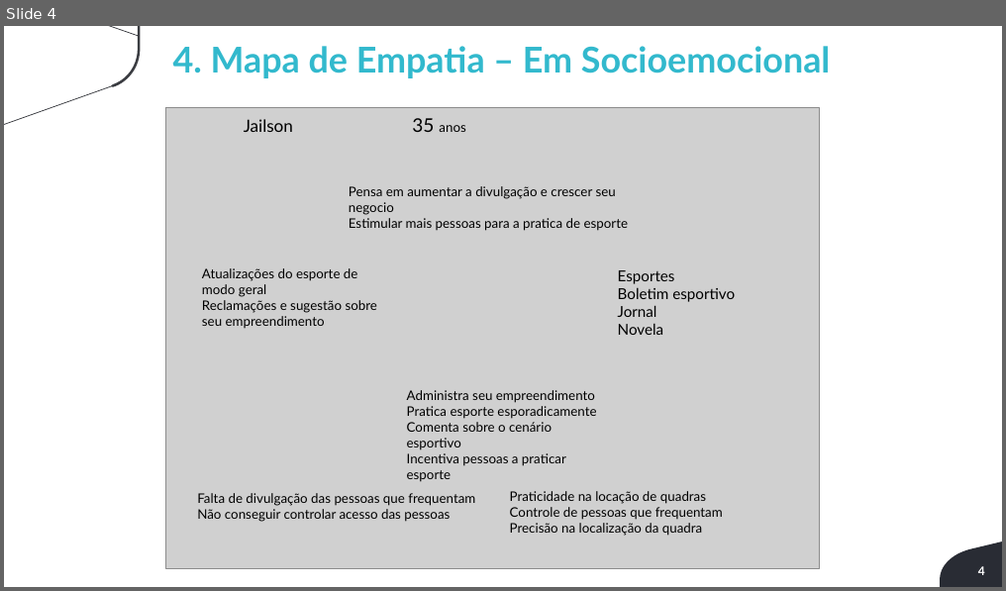
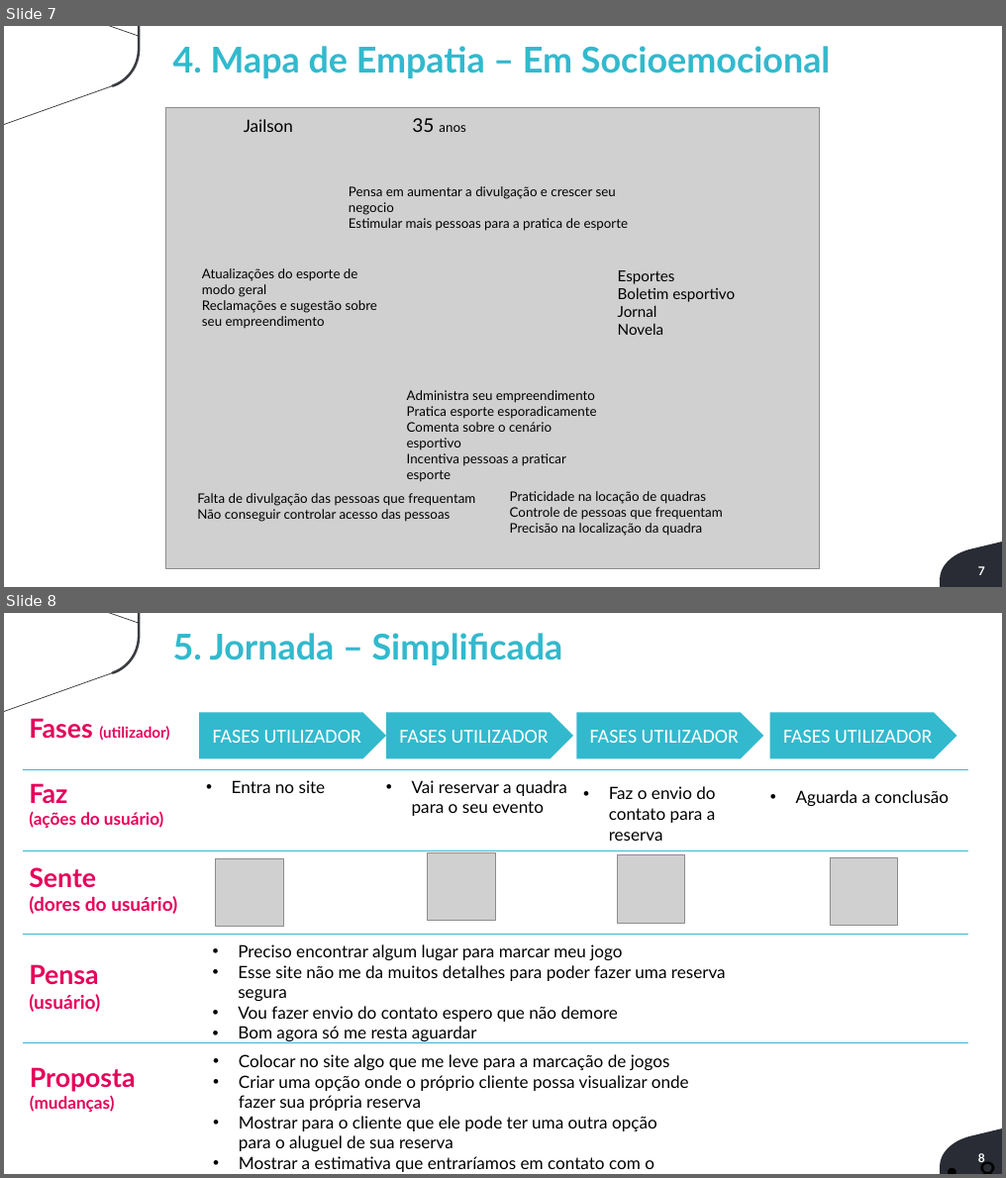
Before and after one commit to luizberto/grupo3-provisorio, a slide deck: Documentação/Sprint 1 - Entregavel do Projeto - v2 - Aluno (2) (1).pptx. Shown one above the other, each under a label of ours: slide 4 before the commit, slides 7 and 8 after it. The pictures are 1006x591 and 1006x1178 pixels, drawn with LibreOffice and Linux fonts; fonts in the diff are those of the drawing; grey boxes stand for pictures; background and template pictures are left out. Boxes give left, top, right and bottom in pixels: in the first picture for what was removed or moved away, otherwise in the second. Text is boxed around its words. In the diff, an @@ line names an element or a change of style, - is before the commit and + after.

```diff
--- a/Documentação/Sprint 1 - Entregavel do Projeto - v2 - Aluno (2) (1).pptx
+++ b/Documentação/Sprint 1 - Entregavel do Projeto - v2 - Aluno (2) (1).pptx
@@ slide 8 added at [4,613,1002,1174], background #FFFFFF; not listed: 2 template elements that a slide beside it also shows @@
@@ text added at [173,633,563,665], 37.7 pt, text #32B9CD, bold @@
+5. Jornada – Simplificada
@@ text added at [29,718,169,741], 16 pt, text #E6005A, bold @@
+Fases (utilizador)
@@ pentagon arrow added at [199,712,386,759], fill #32B9CD, 21 pt, text #FFFFFF @@
+FASES UTILIZADOR
@@ pentagon arrow added at [386,712,573,759], fill #32B9CD, 21 pt, text #FFFFFF @@
+FASES UTILIZADOR
@@ pentagon arrow added at [576,712,763,759], fill #32B9CD, 21 pt, text #FFFFFF @@
+FASES UTILIZADOR
@@ pentagon arrow added at [770,712,957,759], fill #32B9CD, 21 pt, text #FFFFFF @@
+FASES UTILIZADOR
@@ line added from (23, 769) to (968, 769), #32B9CD 0.75 pt @@
@@ text added at [29,783,163,828], 18 pt, text #E6005A, bold @@
+Faz
+(ações do usuário)
@@ text added at [232,780,326,793], 18 pt, text #000000 @@
+• Entra no site
@@ text added at [412,780,567,816], 18 pt, text #000000 @@
+• Vai reservar a quadra para o seu evento
@@ text added at [609,786,716,841], 18 pt, text #000000 @@
+• Faz o envio do contato para a reserva
@@ text added at [796,790,948,806], 18 pt, text #000000 @@
+• Aguarda a conclusão
@@ line added from (23, 852) to (968, 852), #32B9CD 0.75 pt @@
@@ text added at [29,867,177,914], 20 pt, text #E6005A, bold @@
+Sente
+(dores do usuário)
@@ picture added at [215,859,283,927] @@
@@ picture added at [428,853,495,921] @@
@@ picture added at [617,856,685,923] @@
@@ picture added at [830,858,897,925] @@
@@ line added from (23, 934) to (968, 934), #32B9CD 0.75 pt @@
@@ text added at [29,964,100,1012], 20 pt, text #E6005A, bold @@
+Pensa
+(usuário)
@@ text added at [238,945,726,1044], 18 pt, text #000000 @@
+• Preciso encontrar algum lugar para marcar meu jogo
+• Esse site não me da muitos detalhes para poder fazer uma reserva segura
+• Vou fazer envio do contato espero que não demore
+• Bom agora só me resta aguardar
@@ line added from (23, 1044) to (968, 1044), #32B9CD 0.75 pt @@
@@ text added at [239,1055,689,1172], 18 pt, text #000000 @@
+• Colocar no site algo que me leve para a marcação de jogos
+• Criar uma opção onde o próprio cliente possa visualizar onde fazer sua própria reserva
+• Mostrar para o cliente que ele pode ter uma outra opção para o aluguel de sua reserva
+• Mostrar a estimativa que entraríamos em contato com o cliente
@@ text added at [30,1067,136,1112], 18 pt, text #E6005A, bold @@
+Proposta
+(mudanças)
@@ page number added at [941,1150,987,1165], 33.9 pt, text #000000 @@
+• 8
@@ page number added at [978,1154,985,1165], 12.6 pt, text #FFFFFF, bold @@
+8
@@ what was slide 4 is now slide 7 @@
@@ page number at [978,567,985,575]: text changed @@
-4
+7
```
Also in this commit, not shown: 2 slides changed, 3 other slides added.
